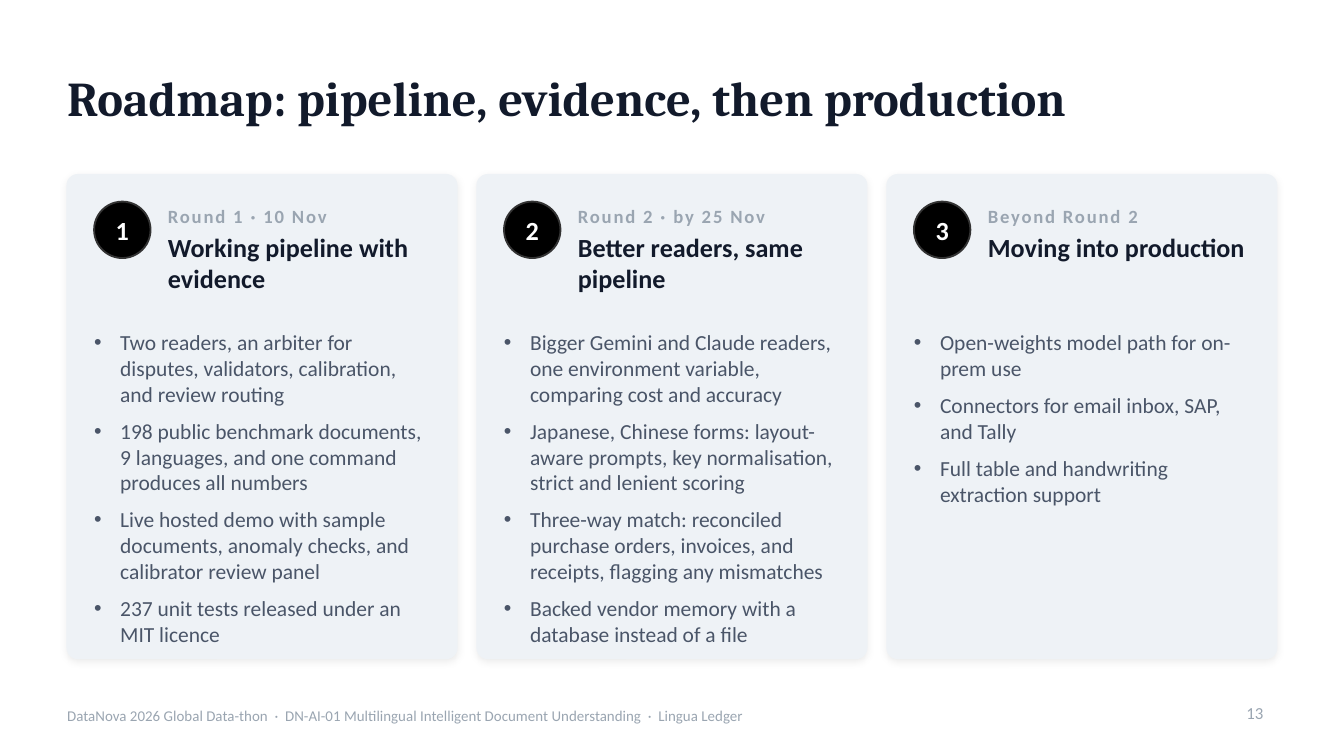
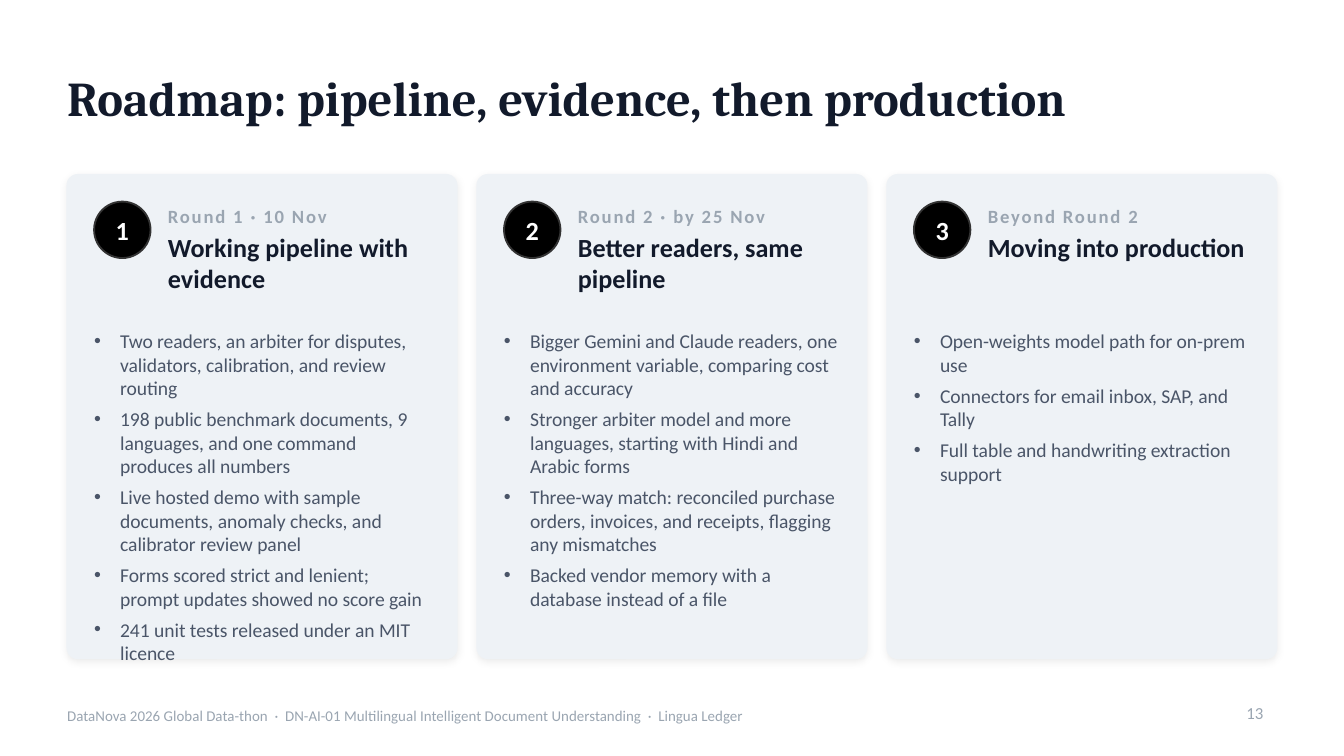
Before and after one commit to rishavnaskar/lingua-ledger, a slide deck: slide 13 of deck/LinguaLedger-DataNova2026-Round1.pptx. Drawn at 1344x756 pixels with LibreOffice and Linux fonts; fonts in the diff are those of the drawing. Boxes give left, top, right and bottom in pixels: in the first picture for what was removed or moved away, otherwise in the second. Text is boxed around its words. In the diff, an @@ line names an element or a change of style, - is before the commit and + after.

Commit message:
Lenient form scoring, form prompt rework measured, instant sample results
Forms now get a fragment-aware lenient F1 beside the strict benchmark score
(XFUND 63.4% vs 50.9%, FUNSD 57.8% vs 53.3%). The reworked form prompt and key
cleaning were measured on 67 XFUND documents and did not move the scores; the
tables keep the original run. Sample documents return instantly from stored
results under samples/cache (9 of 15 today, the rest once the Free Tier day
quota resets), with a Run live option.

```diff
--- a/deck/LinguaLedger-DataNova2026-Round1.pptx
+++ b/deck/LinguaLedger-DataNova2026-Round1.pptx
@@ text "Open-weights model path for on-prem ..." at (940, 334, 1246, 484): size 11.5 to 10.5 pt; less space between paragraphs @@
@@ text at (120, 334, 408, 554): size 11.5 to 10.5 pt in "Two readers, an arbiter for disputes, validators, ...", "198 public benchmark documents, 9 languages, and ...", "Live hosted demo with sample documents, anomaly ..."; less space between paragraphs @@
@@ text at (530, 334, 837, 606): size 11.5 to 10.5 pt in "Bigger Gemini and Claude readers, one environment ...", "Three-way match: reconciled purchase orders, invoices, and ...", "Backed vendor memory with a database instead ..."; less space between paragraphs @@
@@ text at (530, 412, 798, 473): text changed; size 11.5 to 10.5 pt @@
-• Japanese, Chinese forms: layout-aware prompts, key normalisation, strict and lenient scoring
+• Stronger arbiter model and more languages, starting with Hindi and Arabic forms
@@ text at (120, 568, 422, 637): text changed; size 11.5 to 10.5 pt @@
-• 237 unit tests released under an MIT licence
+• Forms scored strict and lenient; prompt updates showed no score gain
+• 241 unit tests released under an MIT licence
```
Also in this commit, not shown: 1 other slide changed, 27 other files.
